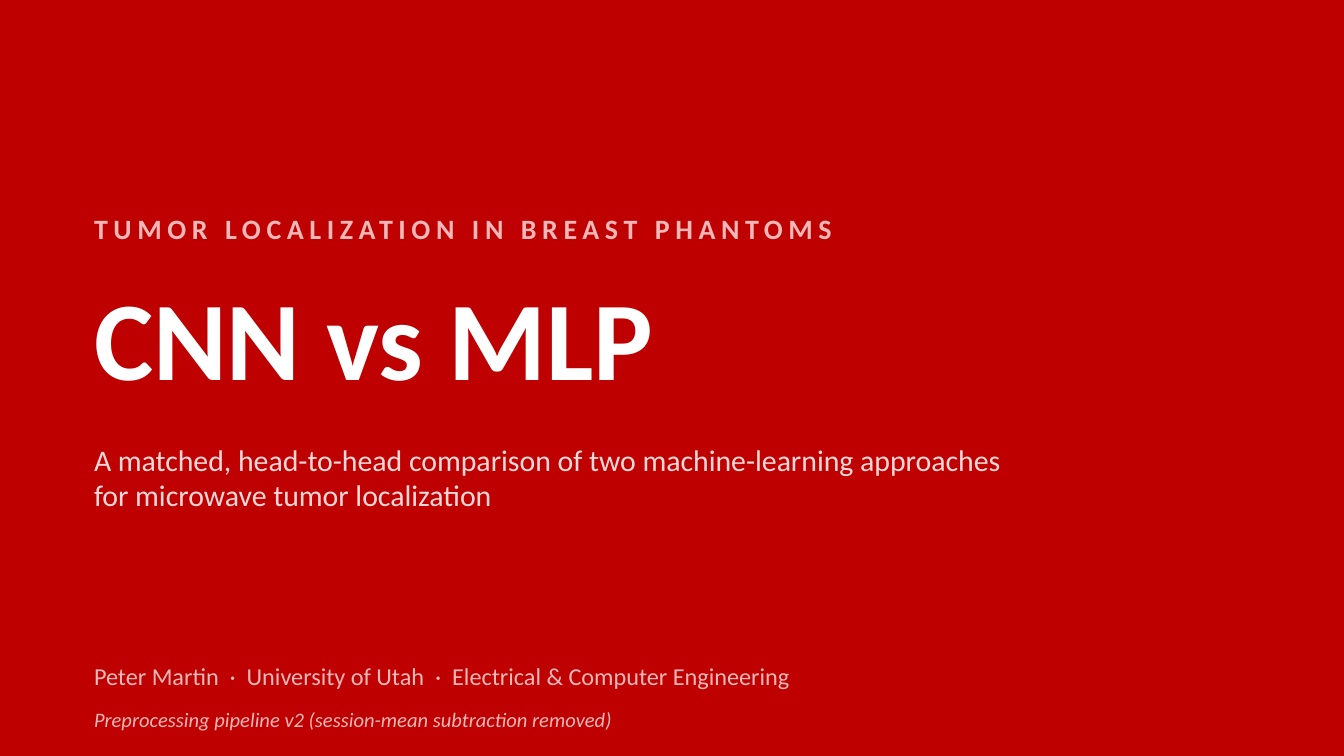
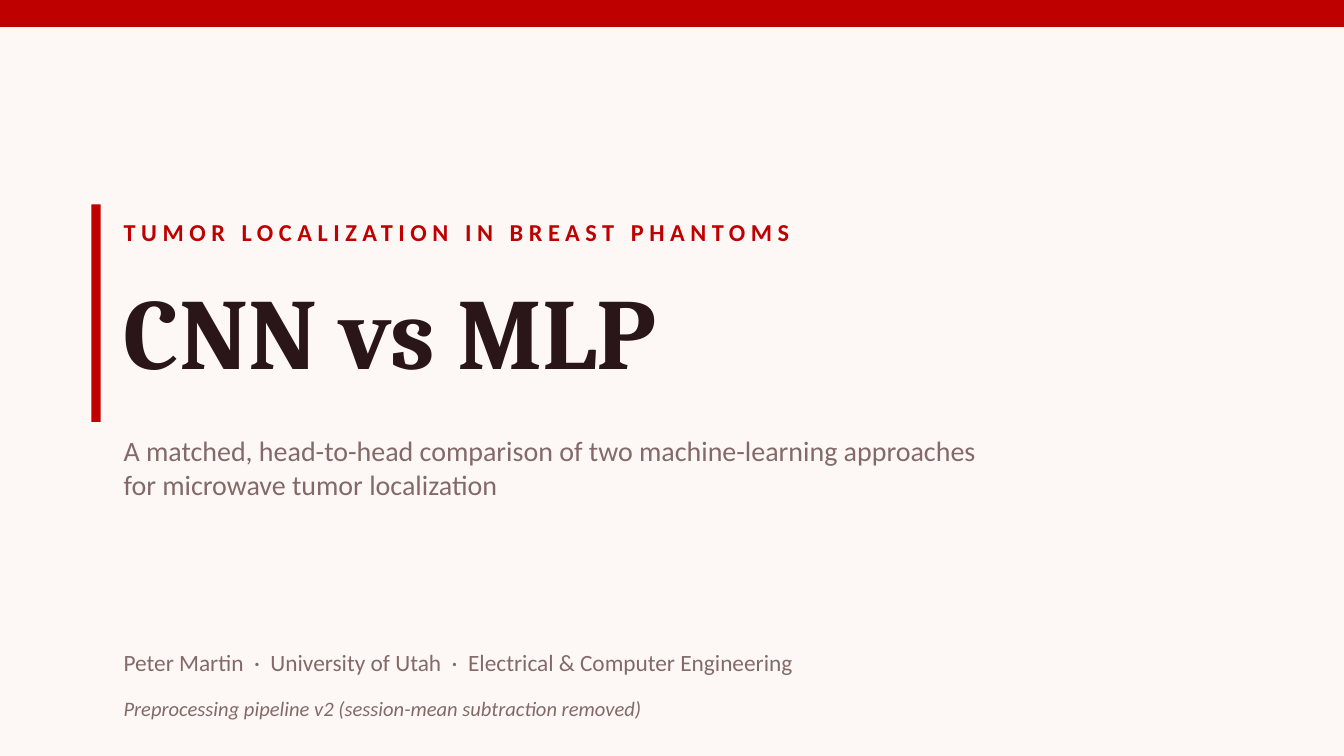
Before and after one commit to pmart1534/microwave-phantom-localization-cnn-mlp, a slide deck: slide 1 of presentation/CNN_vs_MLP_Comparison_v2_noMeanSub.pptx. Drawn at 1344x756 pixels with LibreOffice and Linux fonts; fonts in the diff are those of the drawing. Boxes give left, top, right and bottom in pixels: in the first picture for what was removed or moved away, otherwise in the second. Text is boxed around its words. In the diff, an @@ line names an element or a change of style, - is before the commit and + after.

```diff
--- a/presentation/CNN_vs_MLP_Comparison_v2_noMeanSub.pptx
+++ b/presentation/CNN_vs_MLP_Comparison_v2_noMeanSub.pptx
@@ background #BE0000 to #FDF8F6 @@
@@ rectangle added at (x1=0, y1=0, x2=1344, y2=27), fill #BE0000 @@
@@ rectangle added at (x1=91, y1=204, x2=101, y2=422), fill #BE0000 @@
@@ text "TUMOR LOCALIZATION IN BREAST PHANTOMS" moved from (x1=94, y1=202, x2=1250, y2=255) to (x1=124, y1=208, x2=1253, y2=255) @@
@@ text "TUMOR LOCALIZATION IN BREAST PHANTOMS" at (x1=124, y1=208, x2=1253, y2=255): size 15 to 13 pt, text colour #F5B8B8 to #BE0000 @@
@@ text "CNN vs MLP" moved from (x1=94, y1=306, x2=654, y2=381) to (x1=124, y1=301, x2=656, y2=370) @@
@@ text "CNN vs MLP" at (x1=124, y1=301, x2=656, y2=370): size 60 to 54 pt, font Calibri to Cambria, text colour #FFFFFF to #2A1618 @@
@@ text "A matched, head-to-head comparison of ..." moved from (x1=94, y1=450, x2=1000, y2=507) to (x1=124, y1=441, x2=976, y2=495) @@
@@ text "A matched, head-to-head comparison of ..." at (x1=124, y1=441, x2=976, y2=495): size 16 to 15 pt, text colour #FFD9D9 to #836A68 @@
@@ text "Peter Martin · University of ..." moved from (x1=94, y1=668, x2=789, y2=689) to (x1=124, y1=655, x2=792, y2=675) @@
@@ text "Peter Martin · University of ..." at (x1=124, y1=655, x2=792, y2=675): size 13 to 12.5 pt, text colour #F5B8B8 to #836A68 @@
@@ text "Preprocessing pipeline v2 (session-mean subtraction ..." moved from (x1=94, y1=712, x2=611, y2=731) to (x1=124, y1=701, x2=641, y2=720) @@
@@ text "Preprocessing pipeline v2 (session-mean subtraction ..." at (x1=124, y1=701, x2=641, y2=720): text colour #F5B8B8 to #836A68 @@
```
Also in this commit, not shown: 31 other slides changed, 41 other files.
